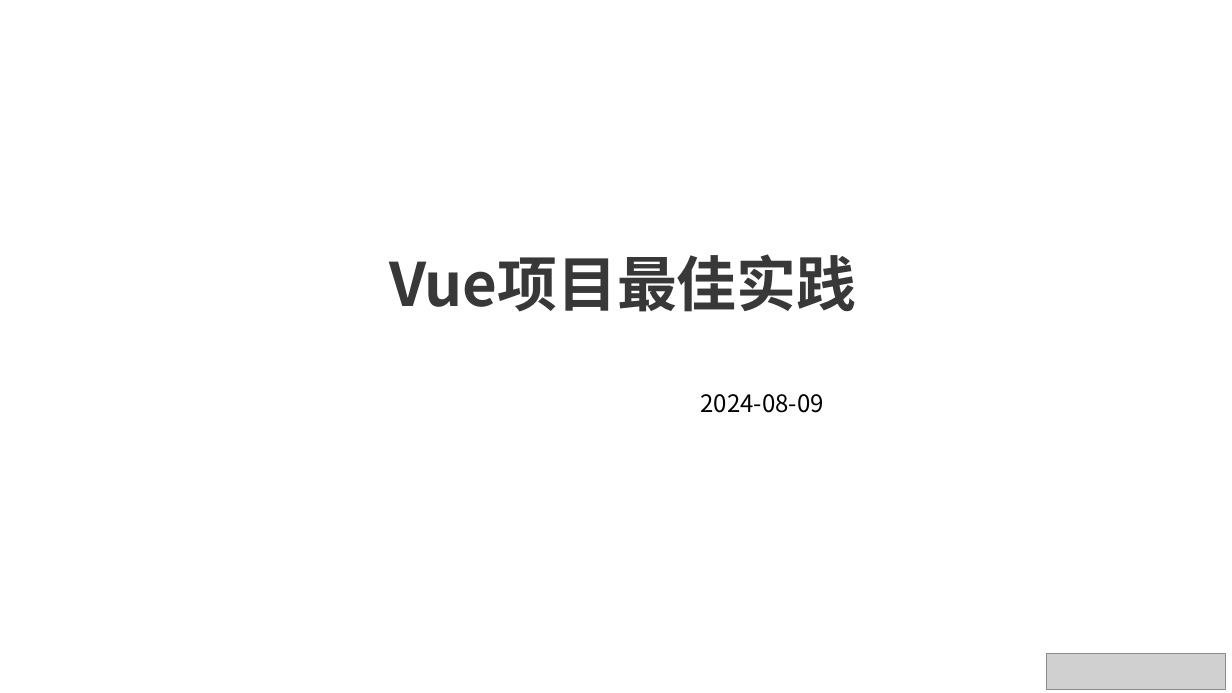
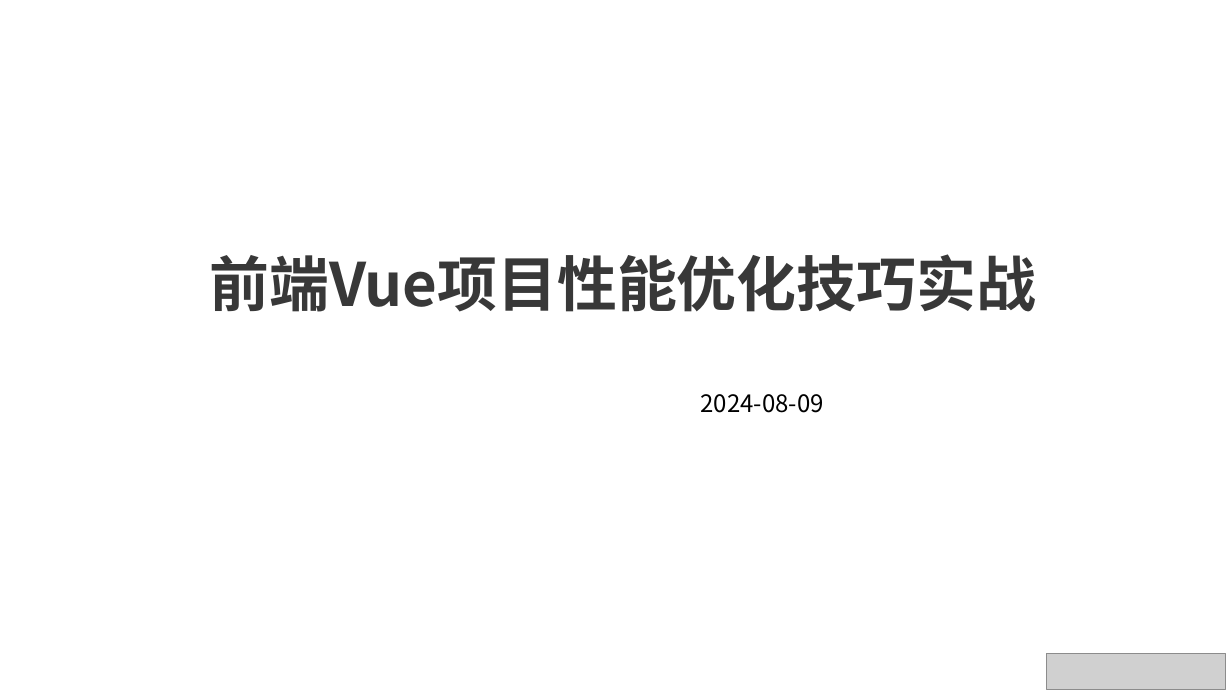
Before and after one commit to xuqunhai/python, a slide deck: slide 1 of rx/Vue项目最佳实践_副本.pptx. Drawn at 1232x693 pixels with LibreOffice and Linux fonts; fonts in the diff are those of the drawing; grey boxes stand for pictures; background and template pictures are left out. Boxes give left, top, right and bottom in pixels: in the first picture for what was removed or moved away, otherwise in the second. Text is boxed around its words. In the diff, an @@ line names an element or a change of style, - is before the commit and + after.

```diff
--- a/rx/Vue项目最佳实践_副本.pptx
+++ b/rx/Vue项目最佳实践_副本.pptx
@@ text at [209,254,1036,312]: text changed @@
-Vue项目最佳实践
+前端Vue项目性能优化技巧实战
```
Also in this commit, not shown: 5 other files.
